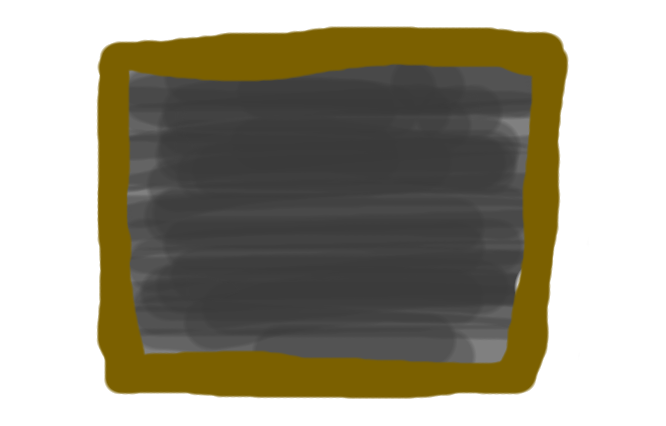
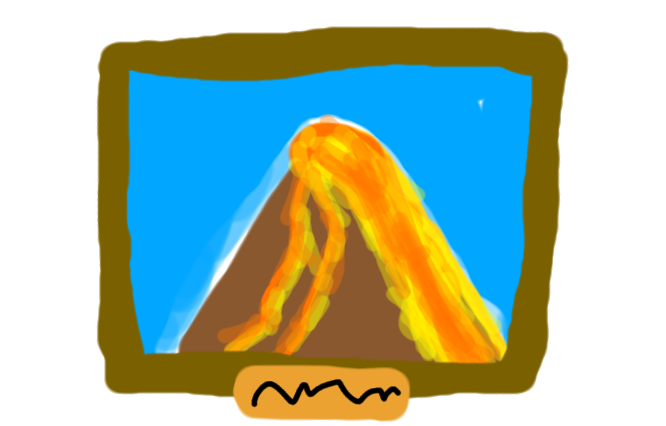
Revision of a layered (666, 426) image; what changed, layer by layer:
painted on "Paint Layer 33" over (126, 63, 561, 422)
added layer "Paint Layer 56" above "Paint Layer 57" over (128, 64, 561, 422)
added layer "Paint Layer 57" above "Paint Layer 54" over (126, 63, 561, 422)
hid "Paint Layer 49", painted on it over (126, 63, 561, 422)
hid "Paint Layer 50", painted on it over (126, 63, 561, 422)
